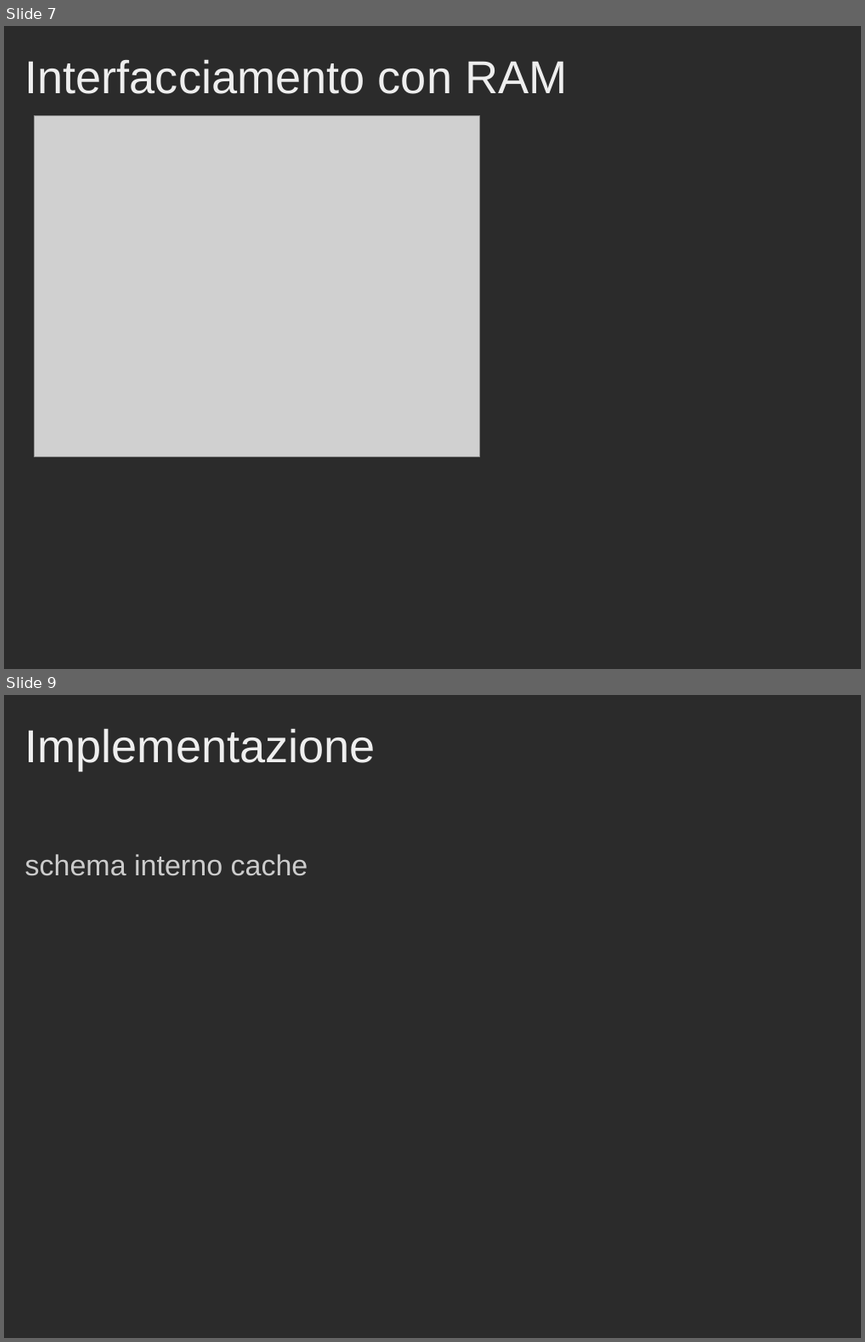
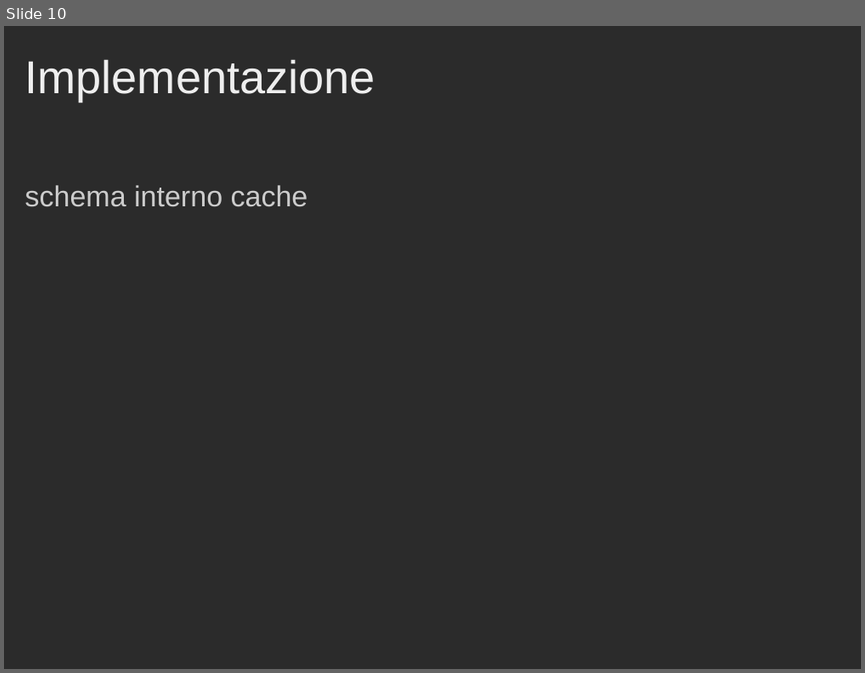
Before and after one commit to Muffo/dlxcache, a slide deck: Presentazione_Progetto_Cache.ppt. Shown one above the other, each under a label of ours: slides 7 and 9 before the commit, slide 10 after it; the slides between them are not shown. The pictures are 865x1342 and 865x673 pixels, drawn with LibreOffice and Linux fonts; fonts in the diff are those of the drawing; grey boxes stand for pictures; background and template pictures are left out; a plain dark background stands for a picture behind light text. Boxes give left, top, right and bottom in pixels: in the first picture for what was removed or moved away, otherwise in the second. Text is boxed around its words. In the diff, an @@ line names an element or a change of style, - is before the commit and + after.

```diff
--- a/Presentazione_Progetto_Cache.ppt
+++ b/Presentazione_Progetto_Cache.ppt
@@ slide 7 removed at (x1=4, y1=26, x2=861, y2=669), background picture (left out) @@
@@ title removed at (x1=25, y1=59, x2=567, y2=94) @@
-Interfacciamento con RAM
@@ picture removed at (x1=34, y1=116, x2=479, y2=457) @@
@@ what was slide 9 is now slide 10 @@
```
Also in this commit, not shown: 10 slides changed, 6 slides added, 4 other slides removed, 1 other file.
